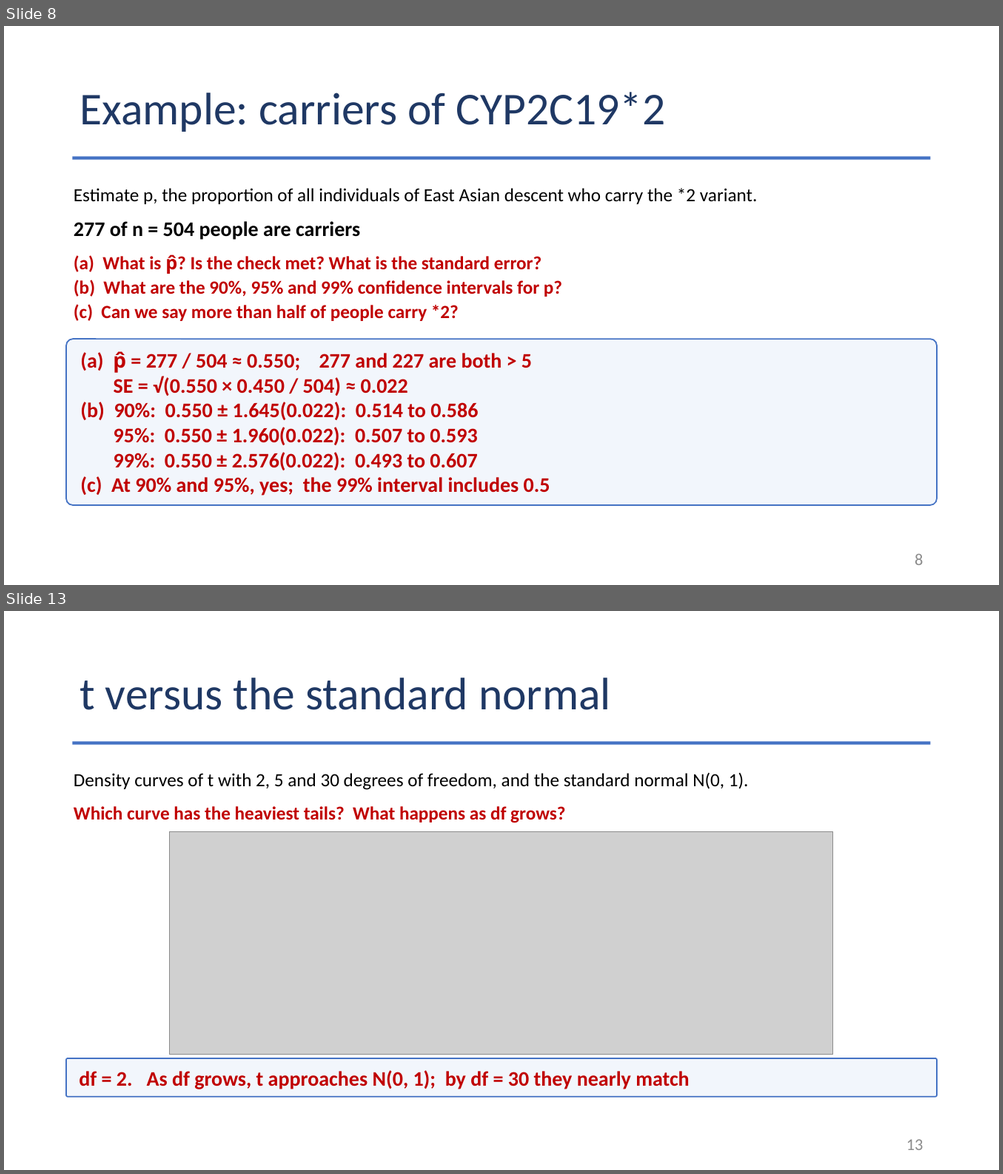
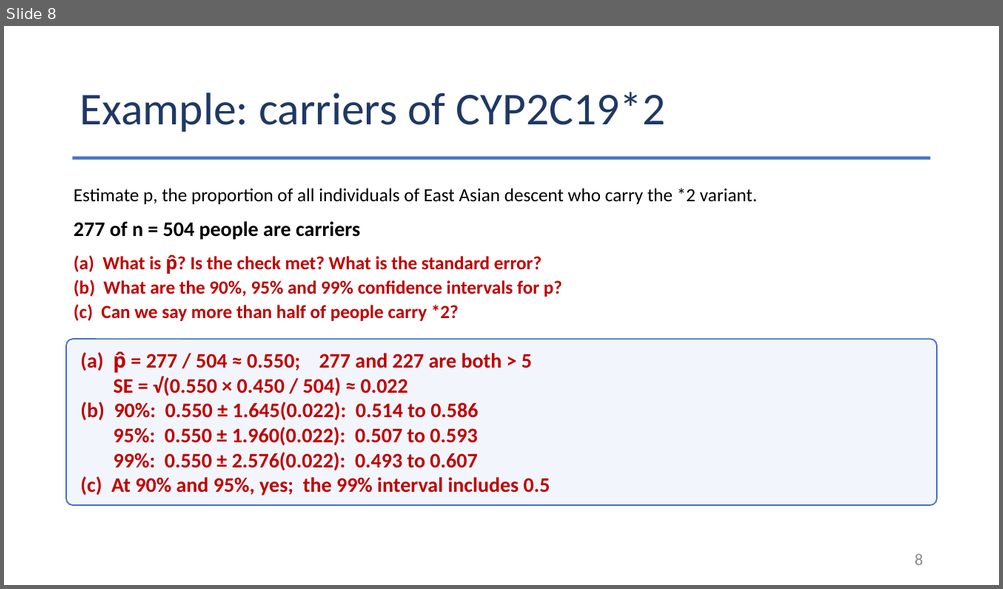
Before and after one commit to Jarred6068/UI_STAT251-03_Spring_2024, a slide deck: docs/lecture_slides/Week 9/2026/Week9_Lecture20_Slides_10_21_2026.pptx. Shown one above the other, each under a label of ours: slides 8 and 13 before the commit, slide 8 after it; the slides between them are not shown. The pictures are 1003x1174 and 1003x589 pixels, drawn with LibreOffice and Linux fonts; fonts in the diff are those of the drawing; grey boxes stand for pictures. Boxes give left, top, right and bottom in pixels: in the first picture for what was removed or moved away, otherwise in the second. Text is boxed around its words. In the diff, an @@ line names an element or a change of style, - is before the commit and + after.

```diff
--- a/docs/lecture_slides/Week 9/2026/Week9_Lecture20_Slides_10_21_2026.pptx
+++ b/docs/lecture_slides/Week 9/2026/Week9_Lecture20_Slides_10_21_2026.pptx
@@ slide 13 removed at [4, 611, 999, 1170], background #FFFFFF @@
@@ title removed at [79, 678, 611, 710] @@
-t versus the standard normal
@@ rectangle removed at [73, 741, 930, 744] @@
@@ text removed at [74, 772, 748, 790] @@
-Density curves of t with 2, 5 and 30 degrees of freedom, and the standard normal N(0, 1).
@@ text removed at [74, 806, 565, 823] @@
-Which curve has the heaviest tails? What happens as df grows?
@@ picture removed at [170, 832, 833, 1055] @@
@@ rounded rectangle removed at [66, 1059, 936, 1096] @@
-df = 2. As df grows, t approaches N(0, 1); by df = 30 they nearly match
@@ page number removed at [906, 1139, 923, 1150] @@
-13
```
Also in this commit, not shown: 1 slide changed, 11 other slides removed, 38 other files.
